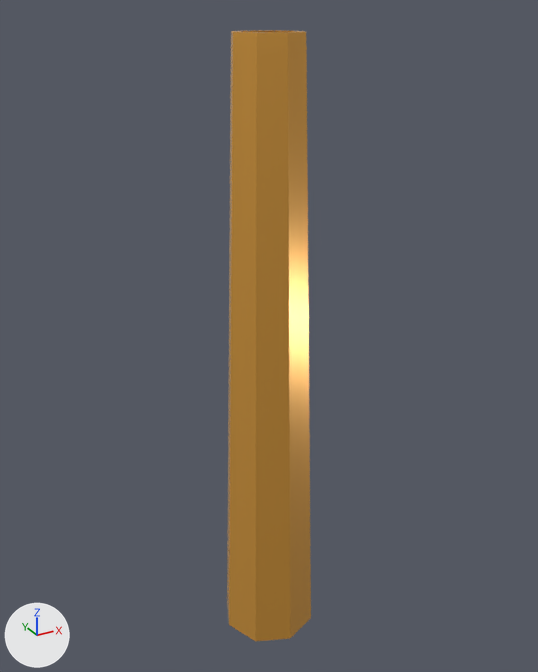
The glTF model public/models/chimney-big.glb as it was, and as the next commit left it.
Both versions are drawn from a 50 mm camera at (-9.5, -17.32, 18.9) aimed at (0.2, 0.33, 10.07). Every picture has the same lights, and +X, +Y and +Z are marked at lower left. Where no turn or scale is listed for an object, it has been applied to the vertices.

The first picture shows 'chimney-big'.
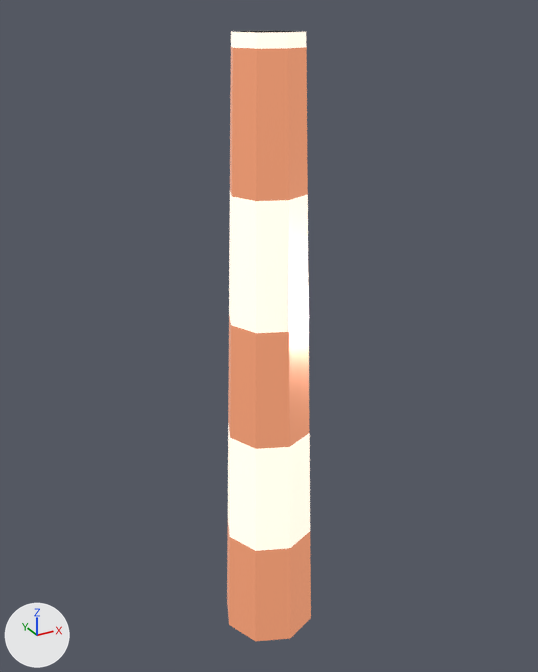
What differs and where, as boxes [x1, y1, x2, y2] in the pictures (538 x 672 px):
'chimney-big', recoloured
    both: [227, 30, 311, 641]

What changed in the scene script:
```text
Add img_base:
    img_base = load_image('base', '_unpacked/base', 1024, 1024, 'sRGB')
Add mat_lowpoly_colors_001:
    mat_lowpoly_colors_001 = bpy.data.materials.new('LOWPOLY-COLORS.001')
    # uses the picture img_base
Change me_chimney_big:
    where me_chimney_big.from_pydata(...)  # 72 vertices, 140 faces; spans x -1.5..1.5, y -1.5..1.5, z 0.0..18.4
    remove me_chimney_big.materials.append(mat_lowpoly_colors)  # orange #e7a747
    add me_chimney_big.materials.append(mat_lowpoly_colors_001)
```
